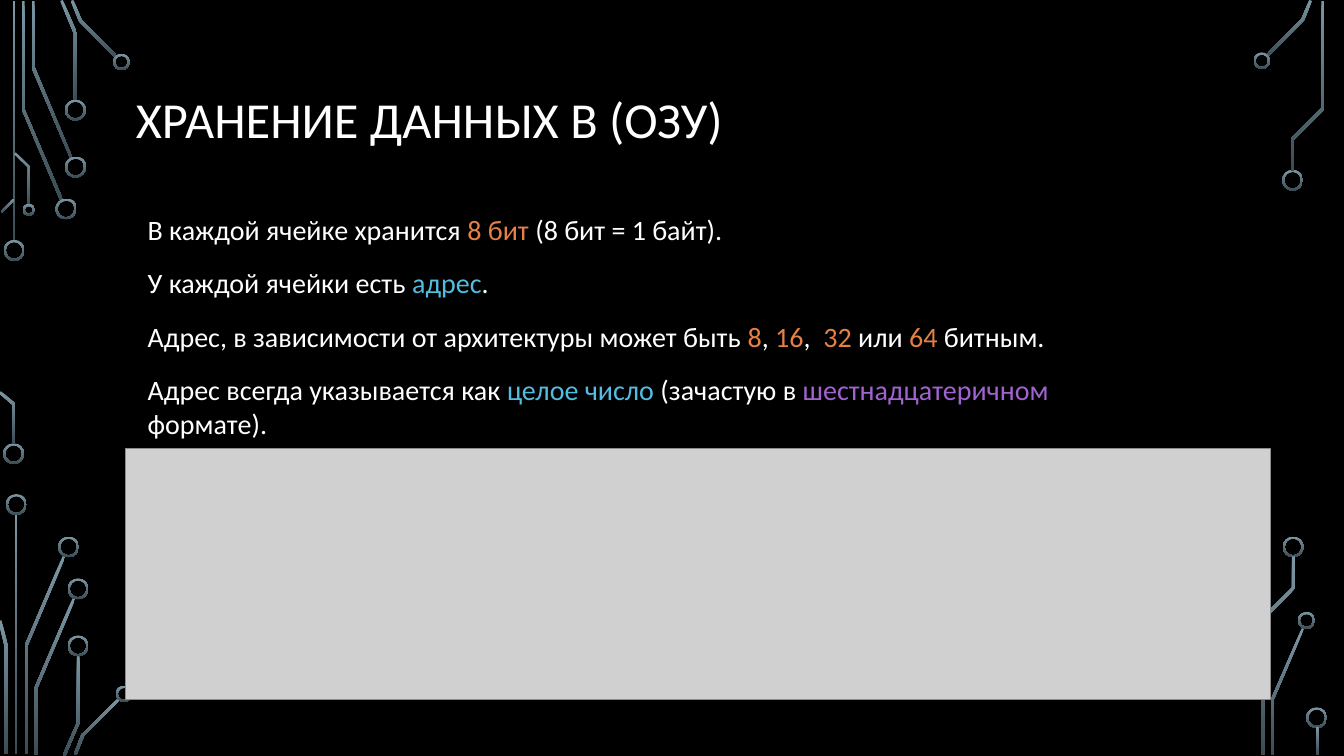
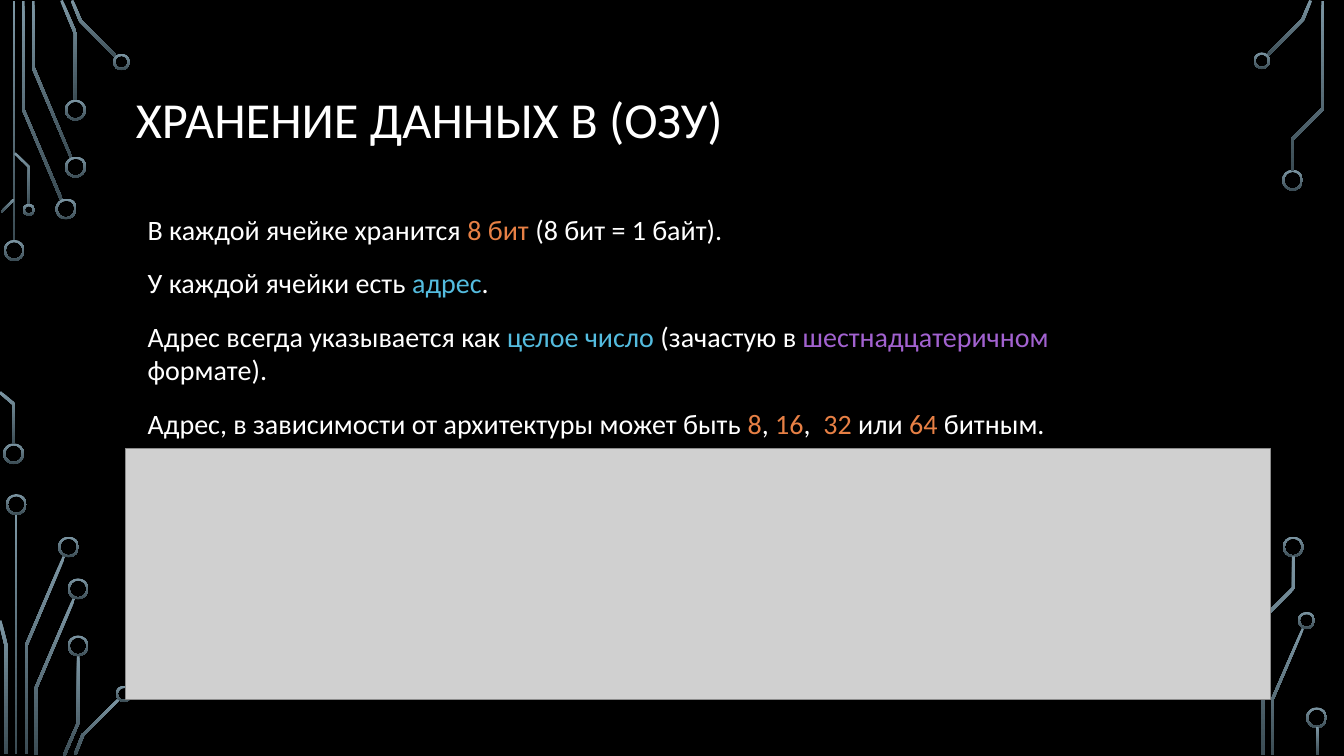
Before and after one commit to Denis-Source/algorithmic-computation, a slide deck: slide 2 of 18 Указатель/18.указатель.pptx. Drawn at 1344x756 pixels with LibreOffice and Linux fonts; fonts in the diff are those of the drawing; grey boxes stand for pictures; background and template pictures are left out. Boxes give left, top, right and bottom in pixels: in the first picture for what was removed or moved away, otherwise in the second. Text is boxed around its words. In the diff, an @@ line names an element or a change of style, - is before the commit and + after.

```diff
--- a/18 Указатель/18.указатель.pptx
+++ b/18 Указатель/18.указатель.pptx
@@ text at [148, 327, 1049, 385]: paragraph added @@
+Адрес всегда указывается как целое число (зачастую в шестнадцатеричном формате).
@@ text at [148, 380, 1049, 439]: paragraph removed @@
-Адрес всегда указывается как целое число (зачастую в шестнадцатеричном формате).
```
Also in this commit, not shown: 1 other slide changed, 1 other file.
